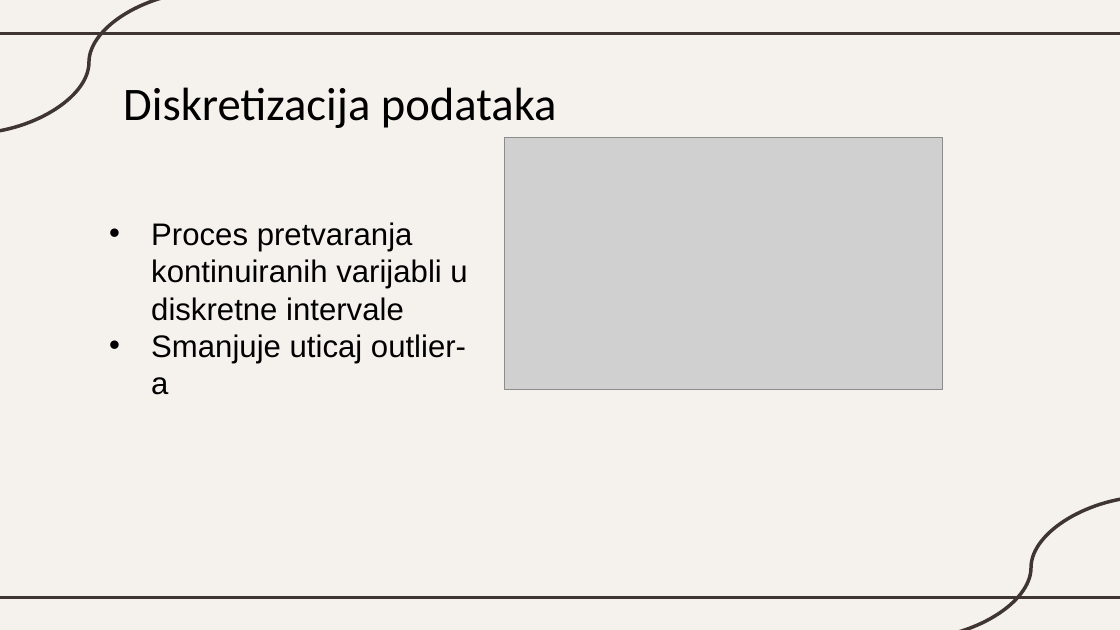
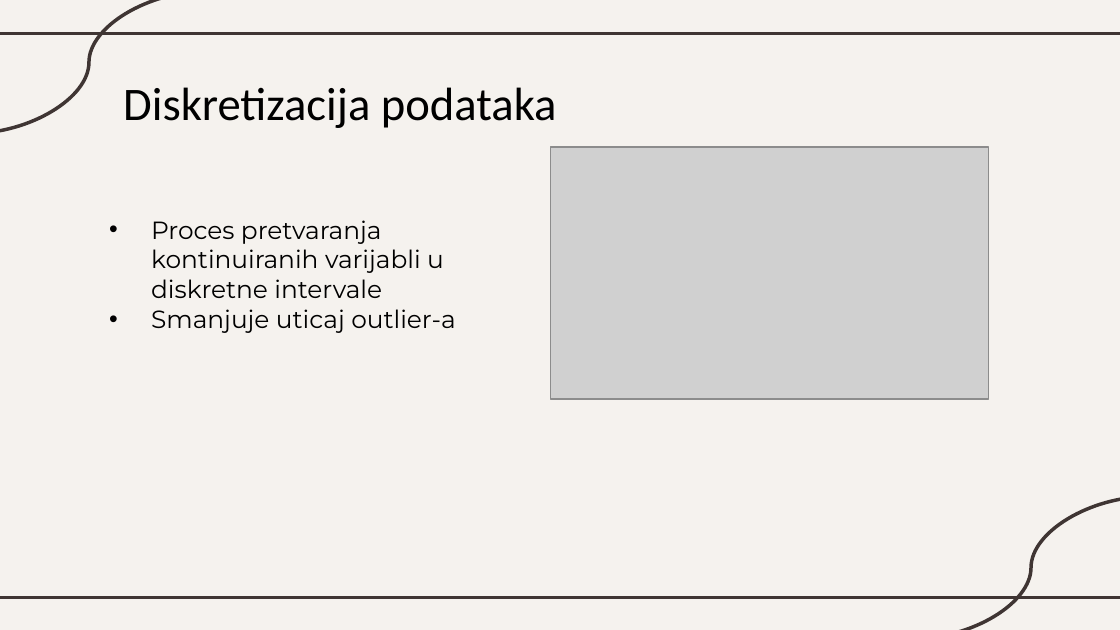
Before and after one commit to katarinaast/Data-transformation-in-machine-learning, a slide deck: slide 21 of Transformacija podataka.pptx. Drawn at 1120x630 pixels with LibreOffice and Linux fonts; fonts in the diff are those of the drawing; grey boxes stand for pictures. Boxes give left, top, right and bottom in pixels: in the first picture for what was removed or moved away, otherwise in the second. Text is boxed around its words. In the diff, an @@ line names an element or a change of style, - is before the commit and + after.

```diff
--- a/Transformacija podataka.pptx
+++ b/Transformacija podataka.pptx
@@ picture: place and size @@
-picture at bbox=[505, 138, 943, 390]
+picture at bbox=[551, 147, 989, 399]
@@ subtitle "Proces pretvaranja kontinuiranih varijabli u ..." at bbox=[151, 220, 456, 333]: size 20 to 16 pt, font Arial to Montserrat @@
```
Also in this commit, not shown: 30 other slides changed.
